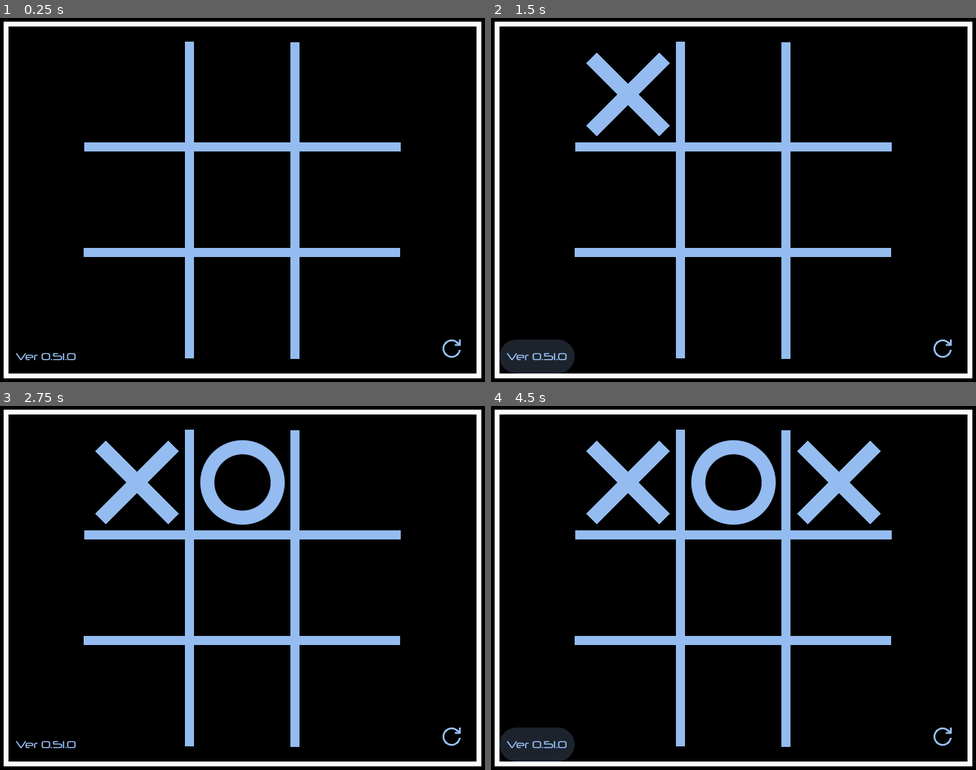
Above: before the commit, frames 1-4 (two rows, left to right).
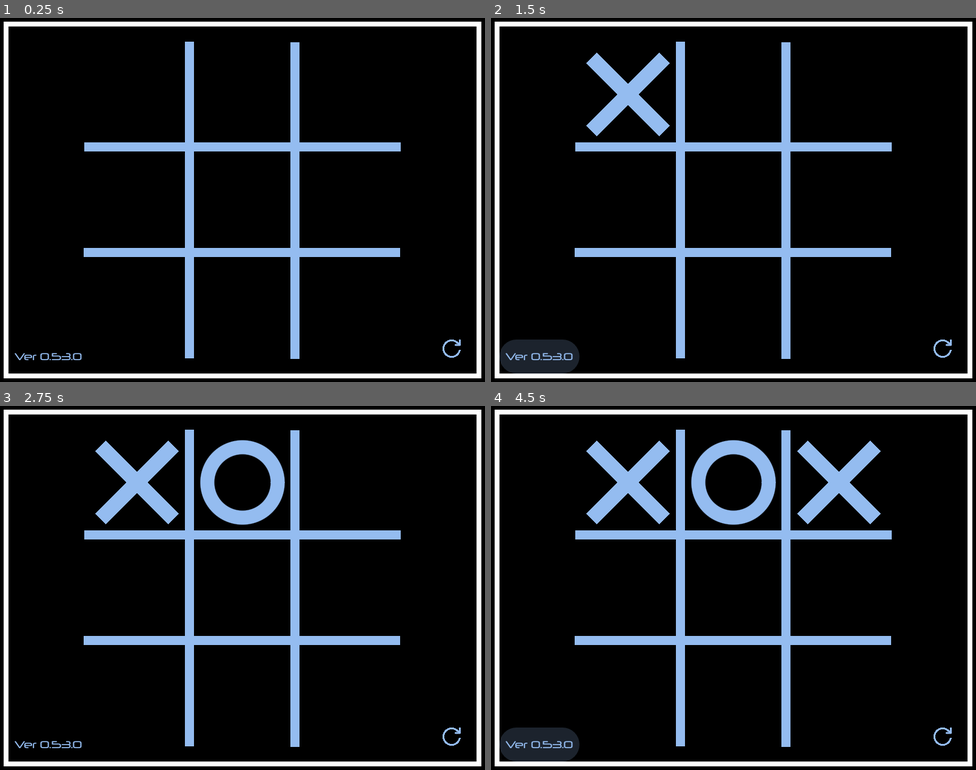
Above: after the commit, the same moments.

Repository: joshuafolkken/tic-tac-toe
Game: Godot game, scene res://scenes/main.tscn
Same seed, same stepped clock (60 frames per second), same inputs: the game is played once before the commit and once after it.
Inputs (mouse positions are in pixels of both pictures, inside the frame that each line leads up to):
- Up to frame 1 (0.25 s): no input
- Up to frame 2 (1.5 s): click (626, 94) at 0.52 s; click "Ver 0.51.0" (after the commit: "Ver 0.53.0") at 1.25 s
- Up to frame 3 (2.75 s): click (242, 482) at 2.02 s
- Up to frame 4 (4.5 s): click "Ver 0.51.0" (after the commit: "Ver 0.53.0") at 2.75 s; click (840, 482) at 3.52 s; click "Ver 0.51.0" (after the commit: "Ver 0.53.0") at 4.25 s

The runs differ from the first frame. In frame 1, 0.1% of the frame differs, in the area x 3-17%, y 92-94%; in frame 2, 0.2%, in the area x 3-19%, y 88-98%; in frame 3, 0.1%; in frame 4, 0.2%.

Commit message:
Refactoring #75

Diff:
--- a/project.godot
+++ b/project.godot
@@ -11,7 +11,7 @@
 [application]
 
 config/name="Tic Tac Toe"
-config/version="0.51.0"
+config/version="0.53.0"
 run/main_scene="res://scenes/main.tscn"
 config/features=PackedStringArray("4.3", "GL Compatibility")
 config/icon="res://icon.svg"
Renamed: src/cell_collection.gd -> src/lib/cell_collection.gd
